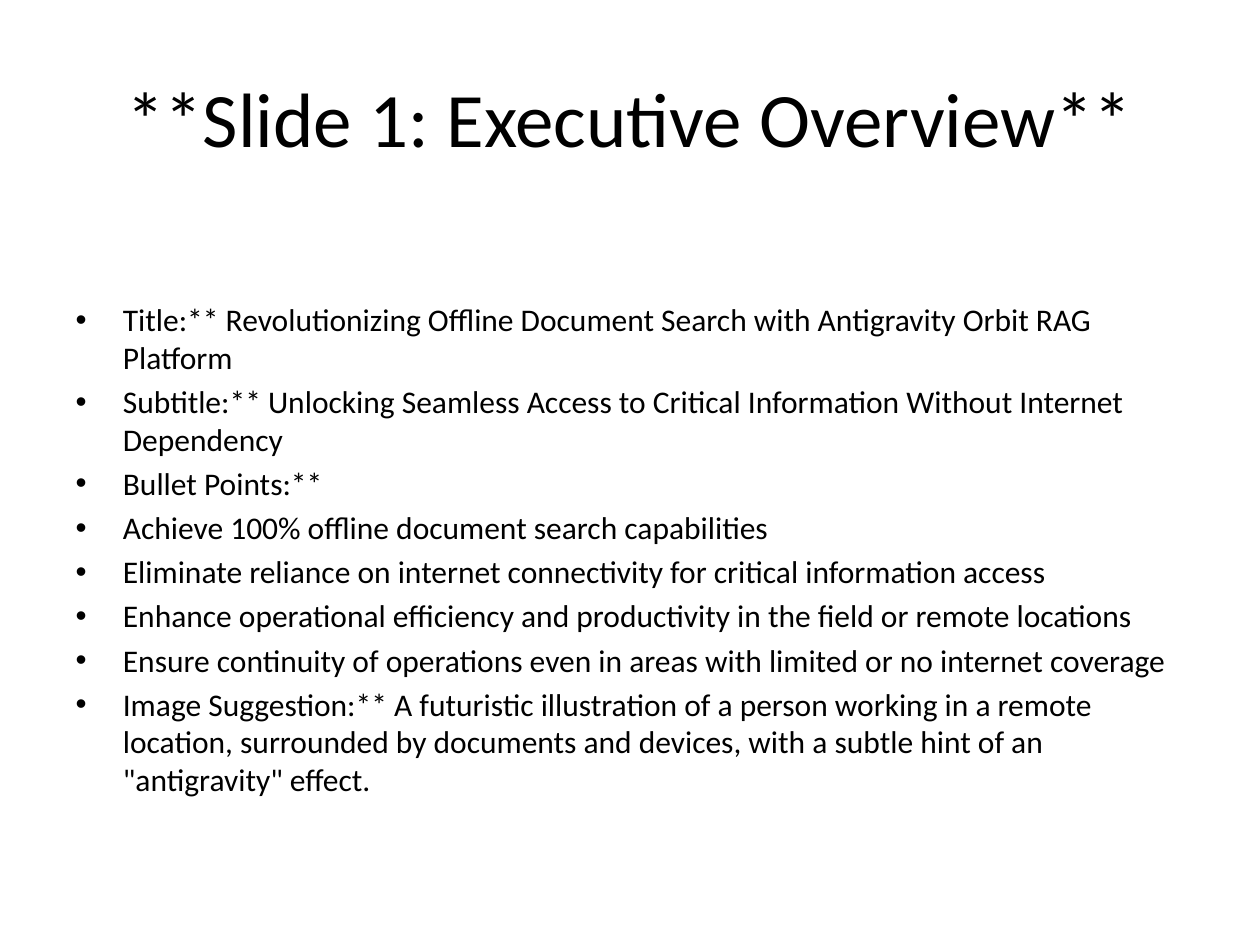
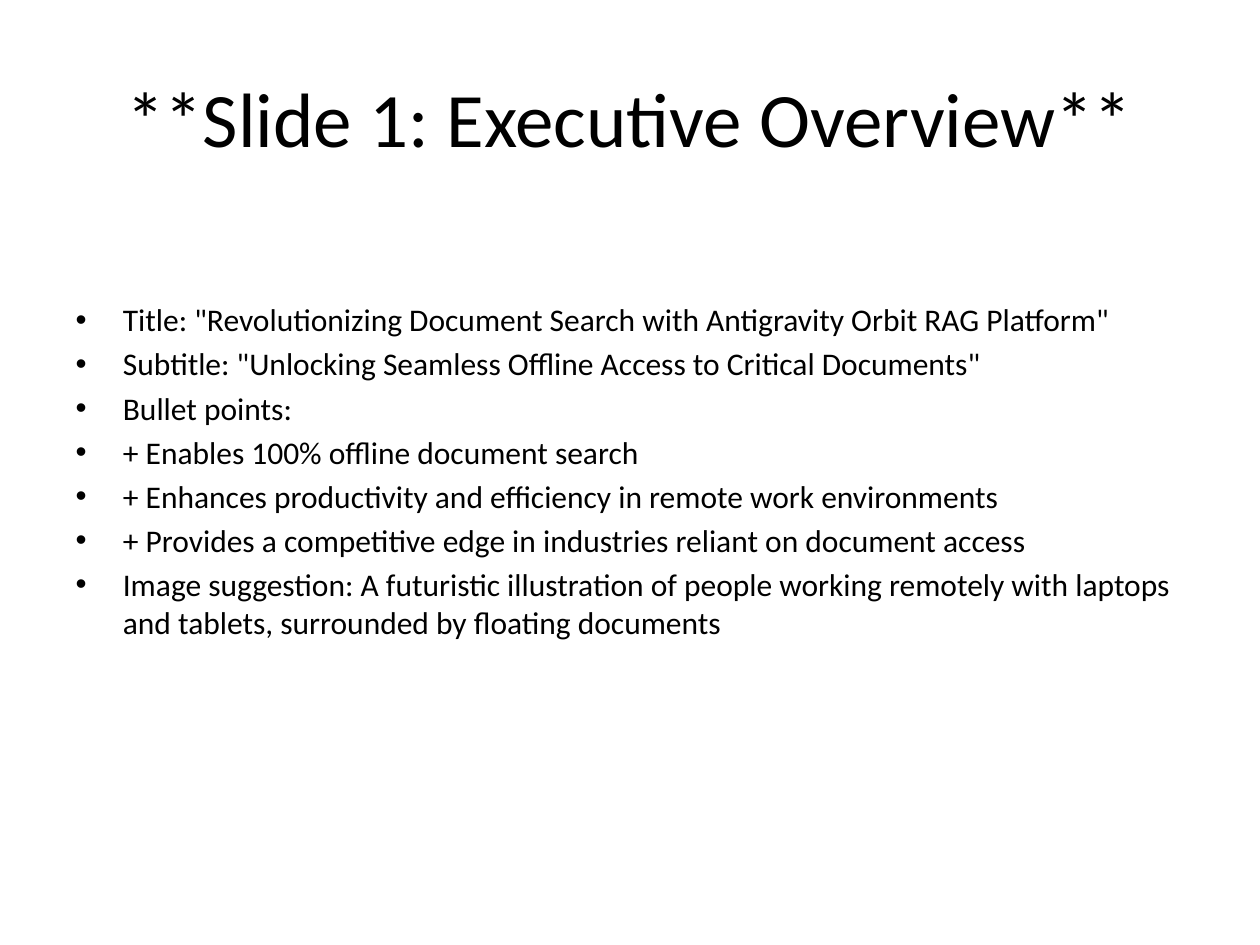
Before and after one commit to kalakonda-akshay/RAG, a slide deck: slide 2 of data/reports/audit_test.pptx (slide 3 before the commit). Drawn at 1260x945 pixels with LibreOffice and Linux fonts; fonts in the diff are those of the drawing. Boxes give left, top, right and bottom in pixels: in the first picture for what was removed or moved away, otherwise in the second. Text is boxed around its words. In the diff, an @@ line names an element or a change of style, - is before the commit and + after.

```diff
--- a/data/reports/audit_test.pptx
+++ b/data/reports/audit_test.pptx
@@ text at (x1=123, y1=309, x2=1169, y2=640): text changed @@
-• Title:** Revolutionizing Offline Document Search with Antigravity Orbit RAG Platform
-• Subtitle:** Unlocking Seamless Access to Critical Information Without Internet Dependency
-• Bullet Points:**
-• Achieve 100% offline document search capabilities
-• Eliminate reliance on internet connectivity for critical information access
-• Enhance operational efficiency and productivity in the field or remote locations
-• Ensure continuity of operations even in areas with limited or no internet coverage
-• Image Suggestion:** A futuristic illustration of a person working in a remote location, surrounded by documents and devices, with a subtle hint of an "antigravity" effect.
+• Title: "Revolutionizing Document Search with Antigravity Orbit RAG Platform"
+• Subtitle: "Unlocking Seamless Offline Access to Critical Documents"
+• Bullet points:
+• + Enables 100% offline document search
+• + Enhances productivity and efficiency in remote work environments
+• + Provides a competitive edge in industries reliant on document access
+• Image suggestion: A futuristic illustration of people working remotely with laptops and tablets, surrounded by floating documents
```
Also in this commit, not shown: 2 other slides changed, 1 slide added, 1 slide removed, 4 other files.
